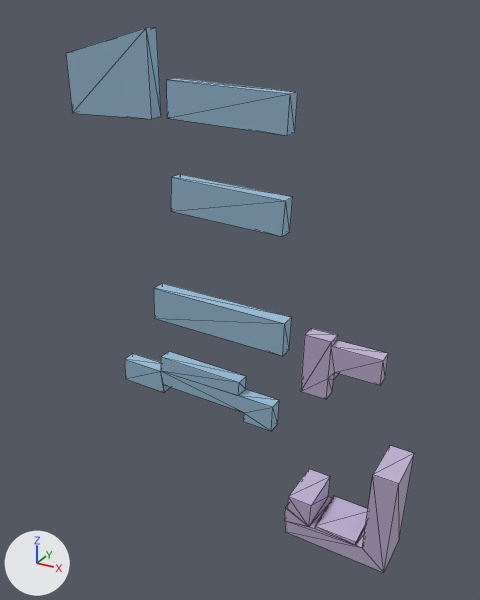
Renders of the OBJ model src/kickboard_sim/models/knu_campus/meshes/buildings_k10.obj from each side of a commit.
Before and after are seen from a camera (50 mm lens) standing at (19.0, -310.0, -212.0) and looking at (-145.0, -12.0, -361.0). Arrows for +X, +Y and +Z are at lower left; the lights stay in place. The older version comes first. Mesh edges are drawn as thin lines. Where no turn or scale is listed for an object, it has been applied to the vertices.

The first picture shows 'buildings_k10'.
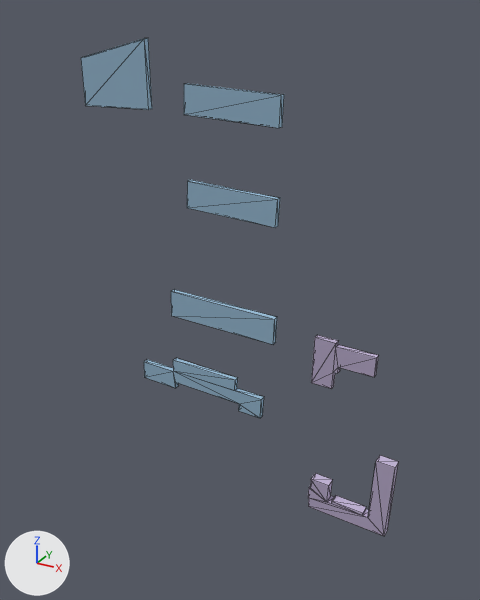
What changed in the scene script:
```text
Change me_buildings_k10:
    used by ob_buildings_k10; location = (0.0, 0.0, 0.0)
    remove me_buildings_k10.from_pydata(...)  # 108 vertices, 148 faces; spans x -259.0..-43.0, y -29.0..0.0, z -499.0..-222.0
    add me_buildings_k10.from_pydata(...)  # 108 vertices, 148 faces; spans x -253.0..-51.0, y -6.0..0.0, z -495.0..-227.0
    me_buildings_k10 part 1: the loose piece of 8 vertices spanning x -192.0..-120.0, y -9.0..0.0, z -270.0..-247.0 is scaled about its middle by (0.8, 0.386, 0.8), then moved by (0.0, 3.0, 0.0)
    me_buildings_k10 part 2: the loose piece of 8 vertices spanning x -192.0..-121.0, y -9.0..0.0, z -322.0..-298.0 is scaled about its middle by (0.8, 0.386, 0.8), then moved by (0.0, 3.0, 0.0)
    me_buildings_k10 part 3: the loose piece of 8 vertices spanning x -208.0..-119.0, y -9.0..0.0, z -392.0..-368.0 is scaled about its middle by (0.8, 0.386, 0.8), then moved by (0.0, 3.0, 0.0)
    me_buildings_k10 part 4: the loose piece of 20 vertices spanning x -108.0..-62.0, y -9.0..0.0, z -412.0..-375.0 is scaled about its middle by (0.8, 0.386, 0.8), then moved by (-1.0, 3.0, 0.0)
    me_buildings_k10 part 5: the loose piece of 24 vertices spanning x -234.0..-125.0, y -9.0..0.0, z -444.0..-415.0 is scaled about its middle by (0.8, 0.386, 0.8), then moved by (1.0, 3.0, 0.0)
    me_buildings_k10 part 6: the loose piece of 8 vertices spanning x -259.0..-202.0, y -9.0..0.0, z -268.0..-222.0 is scaled about its middle by (0.8, 0.386, 0.8), then moved by (0.0, 3.0, -1.0)
    me_buildings_k10 part 7: the loose piece of 32 vertices spanning x -106.0..-43.0, y -29.0..0.0, z -499.0..-436.0 is scaled about its middle by (0.8, 0.222, 0.8), then moved by (-2.0, 11.0, -2.0)
```

Location of each change, [x1, y1, x2, y2] in pixels of the pictures (480 x 600 px; the box of a moved part takes in the faces that stretch with it):
'buildings_k10', reshaped (9% narrower, 9% shorter): before [66, 27, 414, 573]; after [81, 38, 399, 536]
part 1 of me_buildings_k10, moved or reshaped: before [166, 78, 298, 136]; after [184, 83, 284, 128]
part 2 of me_buildings_k10, moved or reshaped: before [171, 174, 293, 237]; after [187, 180, 280, 228]
part 3 of me_buildings_k10, moved or reshaped: before [154, 283, 292, 356]; after [171, 289, 277, 345]
part 4 of me_buildings_k10, moved or reshaped: before [301, 328, 388, 399]; after [311, 335, 379, 389]
part 5 of me_buildings_k10, moved or reshaped: before [125, 352, 279, 431]; after [144, 358, 264, 418]
part 6 of me_buildings_k10, moved or reshaped: before [66, 27, 161, 119]; after [81, 38, 152, 110]
part 7 of me_buildings_k10, moved or reshaped: before [284, 446, 414, 573]; after [308, 455, 399, 536]
